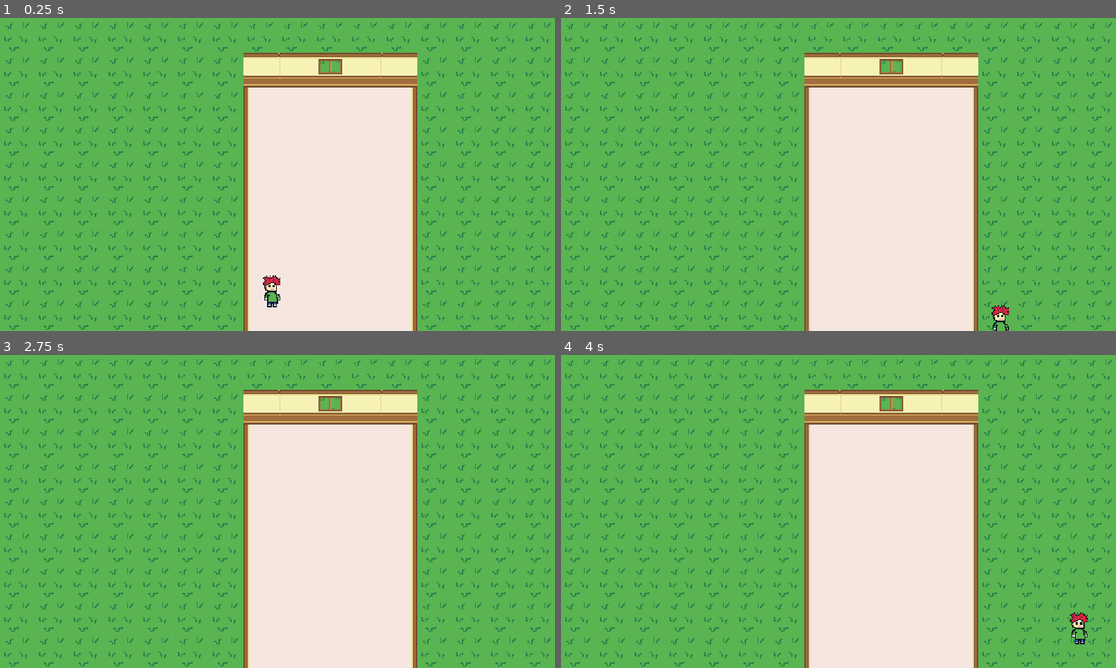
Above: before the commit, frames 1-4 (two rows, left to right).
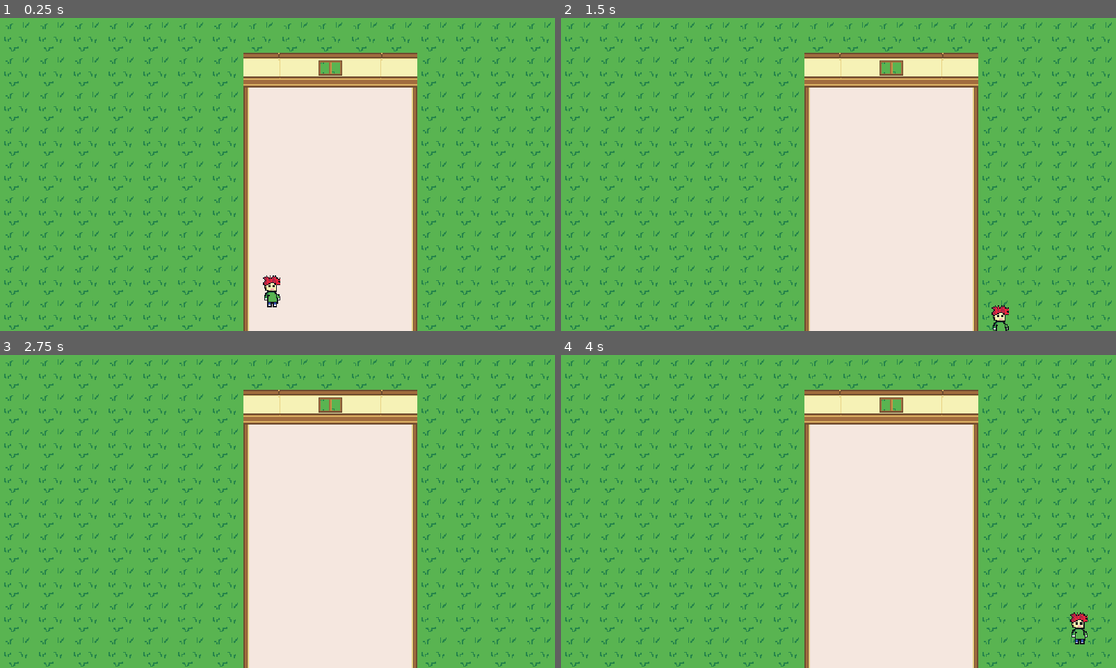
Above: after the commit, the same moments.

Repository: kevinms/godot-wild-jam-24
Game: Godot game, scene res://Main.tscn
Two runs of this game, one before a commit and one after it. Both use one fixed random seed, a clock stepped at 60 frames per second and the inputs below.
Inputs:
- Up to frame 1 (0.25 s): no input
- Up to frame 2 (1.5 s): tap Enter at 0.5 s; hold Right (ui_right) 0.53-1.28 s; hold Down (ui_down) from 1.28 s (still down)
- Up to frame 3 (2.75 s): tap Space at 2 s; release Down (ui_down) at 2.03 s; hold Right (ui_right) from 2.03 s (still down)
- Up to frame 4 (4 s): tap Enter at 2.75 s; release Right (ui_right) at 2.78 s; hold Up (ui_up) 2.78-3.53 s; tap Space at 3.5 s; hold Left (ui_left) from 3.53 s (still down)

The runs differ from the first frame. In frame 1, 0.8% of the frame differs, in the area x 43-76%, y 12-20%; in frame 2, 0.8%; in frame 3, 0.8%; in frame 4, 0.8%.

Commit message:
Updated wall tileset for doorways.

Diff:
--- a/House.tscn
+++ b/House.tscn
@@ -31,46 +31,46 @@
 points = PoolVector2Array( 32, 28, 0, 28, 0, 24, 32, 24 )
 
 [sub_resource type="ConvexPolygonShape2D" id=2]
-points = PoolVector2Array( 32, 28, 4, 28, 4, 24, 32, 24 )
+points = PoolVector2Array( 32, 28, 6, 28, 6, 24, 32, 24 )
 
 [sub_resource type="ConvexPolygonShape2D" id=3]
 points = PoolVector2Array( 32, 28, 0, 28, 0, 24, 32, 24 )
 
 [sub_resource type="ConvexPolygonShape2D" id=4]
-points = PoolVector2Array( 28, 28, 0, 28, 0, 24, 28, 24 )
+points = PoolVector2Array( 26, 28, 0, 28, 0, 24, 26, 24 )
 
 [sub_resource type="ConvexPolygonShape2D" id=5]
-points = PoolVector2Array( 4, 32, 0, 32, 0, 0, 4, 0 )
+points = PoolVector2Array( 6, 32, 0, 32, 0, 0, 6, 0 )
 
 [sub_resource type="ConvexPolygonShape2D" id=6]
-points = PoolVector2Array( 4, 32, 0, 32, 0, 0, 4, 0 )
+points = PoolVector2Array( 6, 32, 0, 32, 0, 0, 6, 0 )
 
 [sub_resource type="ConvexPolygonShape2D" id=7]
-points = PoolVector2Array( 4, 32, 0, 32, 0, 0, 4, 0 )
+points = PoolVector2Array( 6, 32, 0, 32, 0, 0, 6, 0 )
 
 [sub_resource type="ConvexPolygonShape2D" id=8]
-points = PoolVector2Array( 0, 28, 32, 28, 32, 32, 0, 32 )
+points = PoolVector2Array( 6, 26, 32, 26, 32, 32, 6, 32 )
 
 [sub_resource type="ConvexPolygonShape2D" id=9]
-points = PoolVector2Array( 32, 32, 0, 32, 0, 28, 32, 28 )
+points = PoolVector2Array( 32, 32, 0, 32, 0, 26, 32, 26 )
 
 [sub_resource type="ConvexPolygonShape2D" id=10]
-points = PoolVector2Array( 32, 32, 0, 32, 0, 28, 32, 28 )
+points = PoolVector2Array( 26, 32, 0, 32, 0, 26, 26, 26 )
 
 [sub_resource type="ConvexPolygonShape2D" id=11]
-points = PoolVector2Array( 32, 32, 28, 32, 28, 0, 32, 0 )
+points = PoolVector2Array( 32, 32, 26, 32, 26, 0, 32, 0 )
 
 [sub_resource type="ConvexPolygonShape2D" id=12]
-points = PoolVector2Array( 32, 32, 28, 32, 28, 0, 32, 0 )
+points = PoolVector2Array( 32, 32, 26, 32, 26, 0, 32, 0 )
 
 [sub_resource type="ConvexPolygonShape2D" id=13]
-points = PoolVector2Array( 32, 32, 28, 32, 28, 0, 32, 0 )
+points = PoolVector2Array( 32, 32, 26, 32, 26, 0, 32, 0 )
 
 [sub_resource type="ConvexPolygonShape2D" id=14]
-points = PoolVector2Array( 4, 32, 0, 32, 0, 0, 4, 0 )
+points = PoolVector2Array( 6, 32, 0, 32, 0, 0, 6, 0 )
 
 [sub_resource type="ConvexPolygonShape2D" id=15]
-points = PoolVector2Array( 32, 32, 28, 32, 28, 0, 32, 0 )
+points = PoolVector2Array( 32, 32, 26, 32, 26, 0, 32, 0 )
 
 [sub_resource type="ConvexPolygonShape2D" id=16]
 points = PoolVector2Array( 32, 28, 0, 28, 0, 24, 32, 24 )
@@ -82,16 +82,28 @@
 points = PoolVector2Array( 32, 28, 0, 28, 0, 24, 32, 24 )
 
 [sub_resource type="ConvexPolygonShape2D" id=21]
-points = PoolVector2Array( 4, 28, 0, 28, 0, 24, 4, 24 )
+points = PoolVector2Array( 5, 28, 0, 28, 0, 24, 5, 24 )
 
 [sub_resource type="ConvexPolygonShape2D" id=22]
-points = PoolVector2Array( 32, 28, 28, 28, 28, 24, 32, 24 )
+points = PoolVector2Array( 32, 28, 27, 28, 27, 24, 32, 24 )
 
 [sub_resource type="ConvexPolygonShape2D" id=23]
-points = PoolVector2Array( 4, 28, 0, 28, 0, 24, 4, 24 )
+points = PoolVector2Array( 5, 28, 0, 28, 0, 24, 5, 24 )
 
 [sub_resource type="ConvexPolygonShape2D" id=24]
-points = PoolVector2Array( 32, 28, 28, 28, 28, 24, 32, 24 )
+points = PoolVector2Array( 32, 28, 27, 28, 27, 24, 32, 24 )
+
+[sub_resource type="ConvexPolygonShape2D" id=27]
+points = PoolVector2Array( 6, 32, 0, 32, 0, 0, 6, 0 )
+
+[sub_resource type="ConvexPolygonShape2D" id=28]
+points = PoolVector2Array( 32, 32, 26, 32, 26, 0, 32, 0 )
+
+[sub_resource type="ConvexPolygonShape2D" id=29]
+points = PoolVector2Array( 6, 32, 0, 32, 0, 0, 6, 0 )
+
+[sub_resource type="ConvexPolygonShape2D" id=30]
+points = PoolVector2Array( 32, 32, 26, 32, 26, 0, 32, 0 )
 
 [sub_resource type="TileSet" id=19]
 0/name = "walls.png 0"
@@ -267,6 +279,30 @@
 "one_way_margin": 1.0,
 "shape": SubResource( 24 ),
 "shape_transform": Transform2D( 1, 0, 0, 1, 0, 0 )
+}, {
+"autotile_coord": Vector2( 2, 3 ),
+"one_way": false,
+"one_way_margin": 1.0,
+"shape": SubResource( 27 ),
+"shape_transform": Transform2D( 1, 0, 0, 1, 0, 0 )
+}, {
+"autotile_coord": Vector2( 2, 2 ),
+"one_way": false,
+"one_way_margin": 1.0,
+"shape": SubResource( 28 ),
+"shape_transform": Transform2D( 1, 0, 0, 1, 0, 0 )
+}, {
+"autotile_coord": Vector2( 0, 3 ),
+"one_way": false,
+"one_way_margin": 1.0,
+"shape": SubResource( 29 ),
+"shape_transform": Transform2D( 1, 0, 0, 1, 0, 0 )
+}, {
+"autotile_coord": Vector2( 0, 2 ),
+"one_way": false,
+"one_way_margin": 1.0,
+"shape": SubResource( 30 ),
+"shape_transform": Transform2D( 1, 0, 0, 1, 0, 0 )
 } ]
 1/z_index = 0
 
@@ -278,17 +314,17 @@
 tile_set = SubResource( 20 )
 cell_size = Vector2( 32, 32 )
 format = 1
-tile_data = PoolIntArray( 196614, 0, 0, 196615, 0, 0, 196616 …(94 unchanged characters)… 2153, 0, 0, 262154, 0, 0, 262155, 0, 0, 327686, 0, 0, 327687, 0, 0, 327688, 0, 0, 327689, 0, 0, 327691, 0, 0, 393222, 0, 0, 393223, 0, 0, 393224, 0, 0, 393225, 0, 0, 393226, 0, 0, 393227, 0, 0, 458758, 0, 0, 458759, 0, 0, 458760, 0, 0, 458761, 0, 0, 458762, 0, 0, 458763, 0, 0, 524294, 0, 0, 524295, 0, 0, 524296, 0, 0, 524297, 0, 0, 524298, 0, 0, 524299, 0, 0, 589830, 0, 0, 589831, 0, 0, 589832, 0, 0, 589833, 0, 0, 589834, 0, 0, 589835, 0, 0, 655366, 0, 0, 655367, 0, 0, 655368, 0, 0, 655369, 0, 0, 655370, 0, 0, 655371, 0, 0 )
+tile_data = PoolIntArray( 196614, 0, 0, 196615, 0, 0, 196616 …(94 unchanged characters)… 2153, 0, 0, 262154, 0, 0, 262155, 0, 0, 262156, 0, 0, 327686, 0, 0, 327687, 0, 0, 327688, 0, 0, 327689, 0, 0, 327691, 0, 0, 327692, 0, 0, 393222, 0, 0, 393223, 0, 0, 393224, 0, 0, 393225, 0, 0, 393226, 0, 0, 393227, 0, 0, 393228, 0, 0, 458758, 0, 0, 458759, 0, 0, 458760, 0, 0, 458761, 0, 0, 458762, 0, 0, 458763, 0, 0, 458764, 0, 0, 524294, 0, 0, 524295, 0, 0, 524296, 0, 0, 524297, 0, 0, 524298, 0, 0, 524299, 0, 0, 524300, 0, 0, 589830, 0, 0, 589831, 0, 0, 589832, 0, 0, 589833, 0, 0, 589834, 0, 0, 589835, 0, 0, 589836, 0, 0, 655366, 0, 0, 655367, 0, 0, 655368, 0, 0, 655369, 0, 0, 655370, 0, 0, 655371, 0, 0, 655372, 0, 0 )
 
 [node name="YSort" type="YSort" parent="."]
 
 [node name="Player" parent="YSort" instance=ExtResource( 2 )]
 position = Vector2( 268.263, 254.9 )
 
-[node name="House" type="TileMap" parent="YSort"]
+[node name="Walls" type="TileMap" parent="YSort"]
 tile_set = SubResource( 19 )
 cell_size = Vector2( 32, 32 )
 cell_tile_origin = 2
 cell_y_sort = true
 format = 1
-tile_data = PoolIntArray( 131078, 1, 3, 131079, 1, 4, 131080 …(424 unchanged characters)…  1, 65540, 393226, 1, 65540, 393227, 1, 65541, 458758, 1, 65539, 458759, 1, 65540, 458760, 1, 65540, 458761, 1, 65540, 458762, 1, 65540, 458763, 1, 65541, 524294, 1, 65539, 524295, 1, 65540, 524296, 1, 65540, 524297, 1, 65540, 524298, 1, 65540, 524299, 1, 65541, 589830, 1, 65539, 589831, 1, 65540, 589832, 1, 65540, 589833, 1, 65540, 589834, 1, 65540, 589835, 1, 65541, 655366, 1, 196611, 655367, 1, 196612,  …(76 unchanged characters)…
+tile_data = PoolIntArray( 131078, 1, 3, 131079, 1, 4, 131080 …(424 unchanged characters)…  1, 65540, 393226, 1, 65540, 393227, 1, 131077, 458758, 1, 65539, 458759, 1, 65540, 458760, 1, 65540, 458761, 1, 65540, 458762, 1, 65540, 458763, 1, 131072, 458764, 1, 65536, 458765, 1, 65537, 458766, 1, 65537, 458767, 1, 65537, 524294, 1, 65539, 524295, 1, 65540, 524296, 1, 65540, 524297, 1, 65540, 524298, 1, 65540, 589830, 1, 65539, 589831, 1, 65540, 589832, 1, 65540, 589833, 1, 65540, 589834, 1, 65540, 589835, 1, 131074, 655366, 1, 196611, 655367, 1, 196612,  …(76 unchanged characters)…
Not shown: 1 places in House.tscn that only renumber resources
Binary file changed: World/walls.png
Not shown, changed: World/walls.xcf
